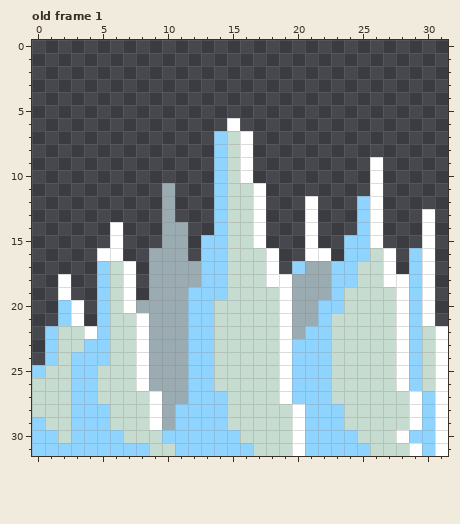
Two states of a pixel-art file, assets/sprites/IceSpikes.aseprite. Above: the version before the commit.
32x32 pixels, 1 frame. Shown: old frame 1. The commit also changed other frames, which this record leaves out.
The result:
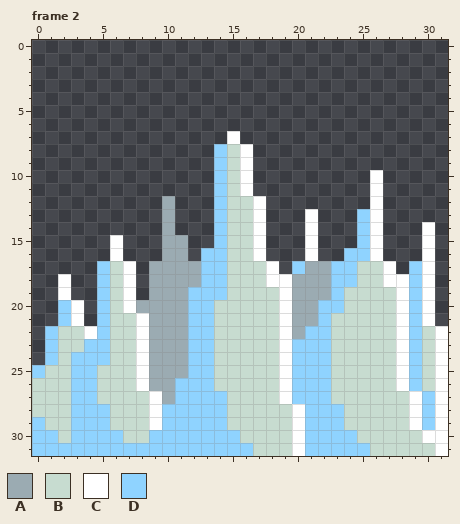
Palette (. is transparent): A #9babb2  B #c7dcd0  C #ffffff  D #8fd3ff
A new or re-ordered frame is compared with the old frame closest to it.
What changed:
frames 1 -> 7
--- frame 2 is new; against old frame 1
@@ x 0..31 @@
  5 ................................
- 6 ...............C................
- 7 ..............DBC...............
+ 6 ................................
+ 7 ...............C................
  8 ..............DBC...............
- 9 ..............DBC.........C.....
+ 9 ..............DBC...............
 10 ..............DBC.........C.....
-11 ..........A...DBBC........C.....
-12 ..........A...DBBC...C...DC.....
-13 ..........A...DBBC...C...DC...C.
-14 ......C...AA..DBBC...C...DC...C.
-15 ......C...AA.DDBBC...C..DDC...C.
-16 .....CC..AAA.DDBBBC..CC.DDBC.DC.
+11 ..............DBC.........C.....
+12 ..........A...DBBC........C.....
+13 ..........A...DBBC...C...DC.....
+14 ..........A...DBBC...C...DC...C.
+15 ......C...AA..DBBC...C...DC...C.
+16 ......C...AA.DDBBC...C..DDC...C.
 17 .....DBC.AAAADDBBBC.DAADDBBC.DC.
@@ x 0..31 @@
 25 DBBDDBBBCAAADDBBBBBCDDDBBBBBCDBC
-26 BBBDDBBBCAAADDBBBBBCDDDBBBBBCDBC
-27 BBBDDBBBBCAADDDBBBBCDDDBBBBBBCDC
-28 BBBDDDBBBCADDDDBBBBBCDDDBBBBBCDC
-29 DBBDDDBBBCADDDDBBBBBCDDDBBBBBCDC
-30 DDBDDDDBBBDDDDDDBBBBCDDDDBBBCDDC
-31 DDDDDDDDDBBDDDDDDBBBCDDDDDBBBCDC
+26 BBBDDBBBCAADDDBBBBBCDDDBBBBBCDBC
+27 BBBDDBBBBCADDDDBBBBCDDDBBBBBBCDC
+28 BBBDDDBBBCDDDDDBBBBBCDDDBBBBBCDC
+29 DBBDDDBBBCDDDDDBBBBBCDDDBBBBBCDC
+30 DDBDDDDBBDDDDDDDBBBBCDDDDBBBBBCC
+31 DDDDDDDDDDDDDDDDDBBBCDDDDDBBBBBC
Boxes around the changes in both pictures, in picture pixels (x1, y1, x2, y2):
changed: (97, 118, 435, 261)
changed: (149, 378, 188, 456)
changed: (396, 430, 435, 456)
